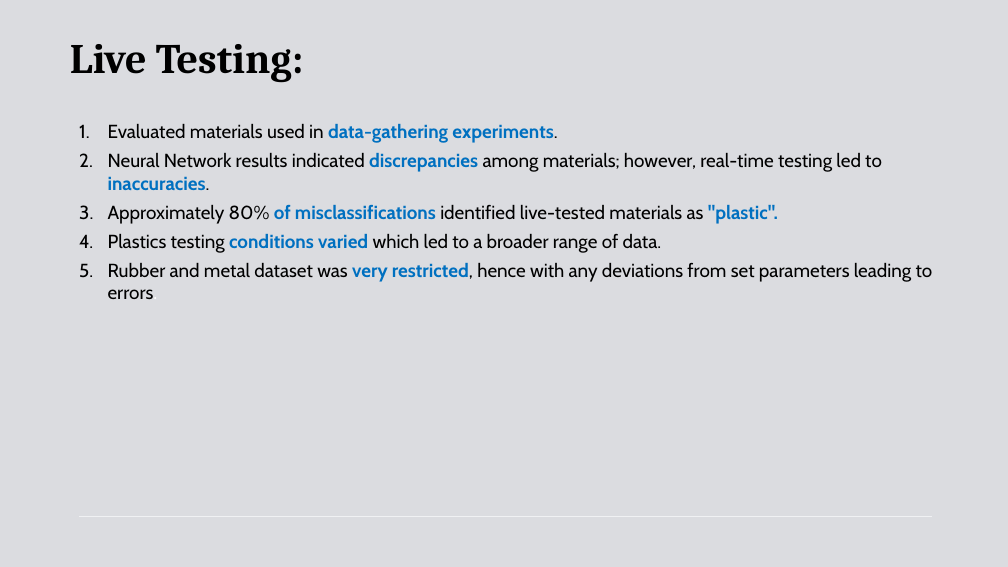
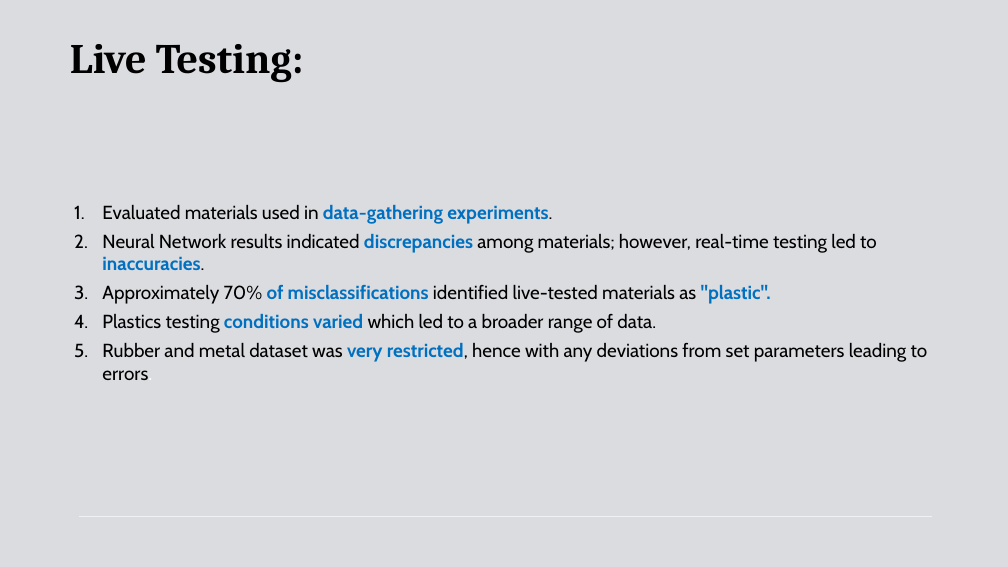
Before and after one commit to Stef504/COGAR_Assignment_2026, a slide deck: slide 30 of Presentation/C1.pptx. Drawn at 1008x567 pixels with LibreOffice and Linux fonts; fonts in the diff are those of the drawing. Boxes give left, top, right and bottom in pixels: in the first picture for what was removed or moved away, otherwise in the second. Text is boxed around its words. In the diff, an @@ line names an element or a change of style, - is before the commit and + after.

```diff
--- a/Presentation/C1.pptx
+++ b/Presentation/C1.pptx
@@ text "Evaluated materials used in data-gathering ...": place and size @@
-text "Evaluated materials used in data-gathering ..." at (108, 124, 933, 299)
+text "Evaluated materials used in data-gathering ..." at (102, 205, 928, 380)
@@ text at (102, 285, 771, 304): text changed @@
-3. Approximately 80% of misclassifications identified live-tested materials as "plastic".
+3. Approximately 70% of misclassifications identified live-tested materials as "plastic".
```
Also in this commit, not shown: 2 other slides changed.
